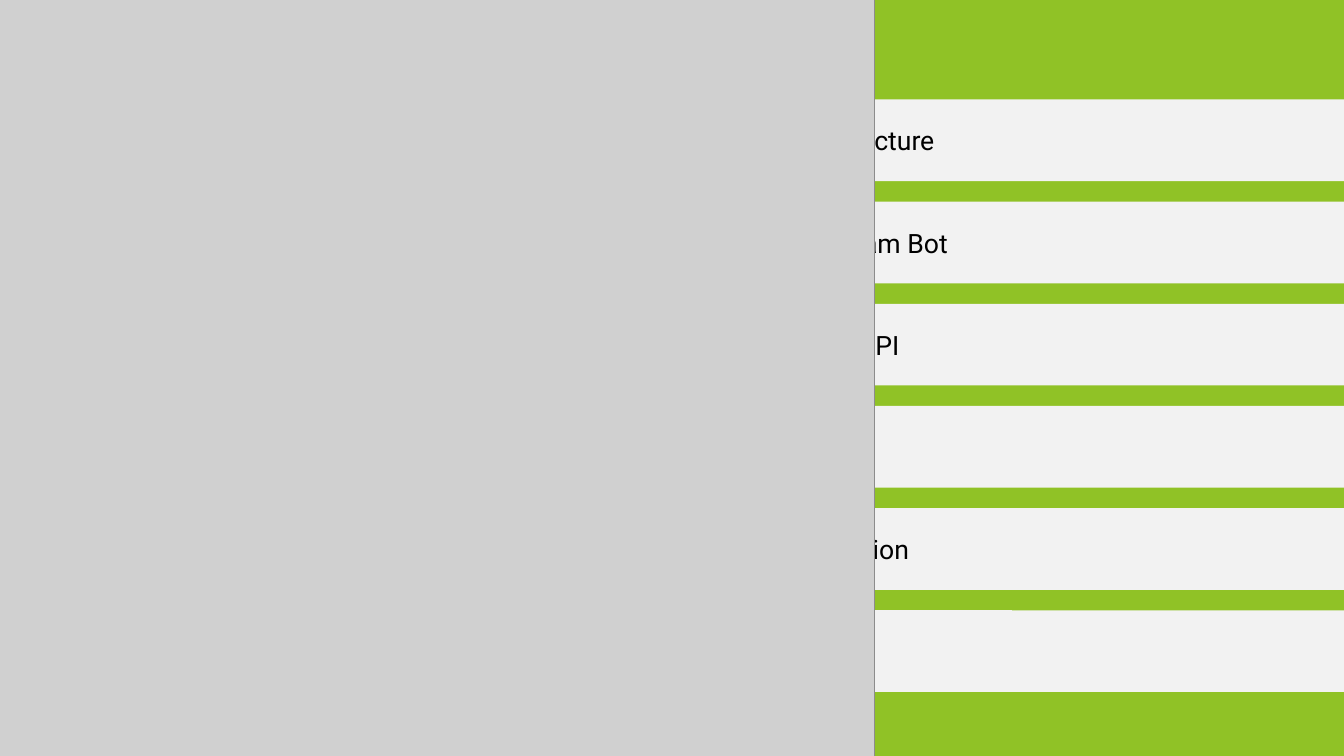
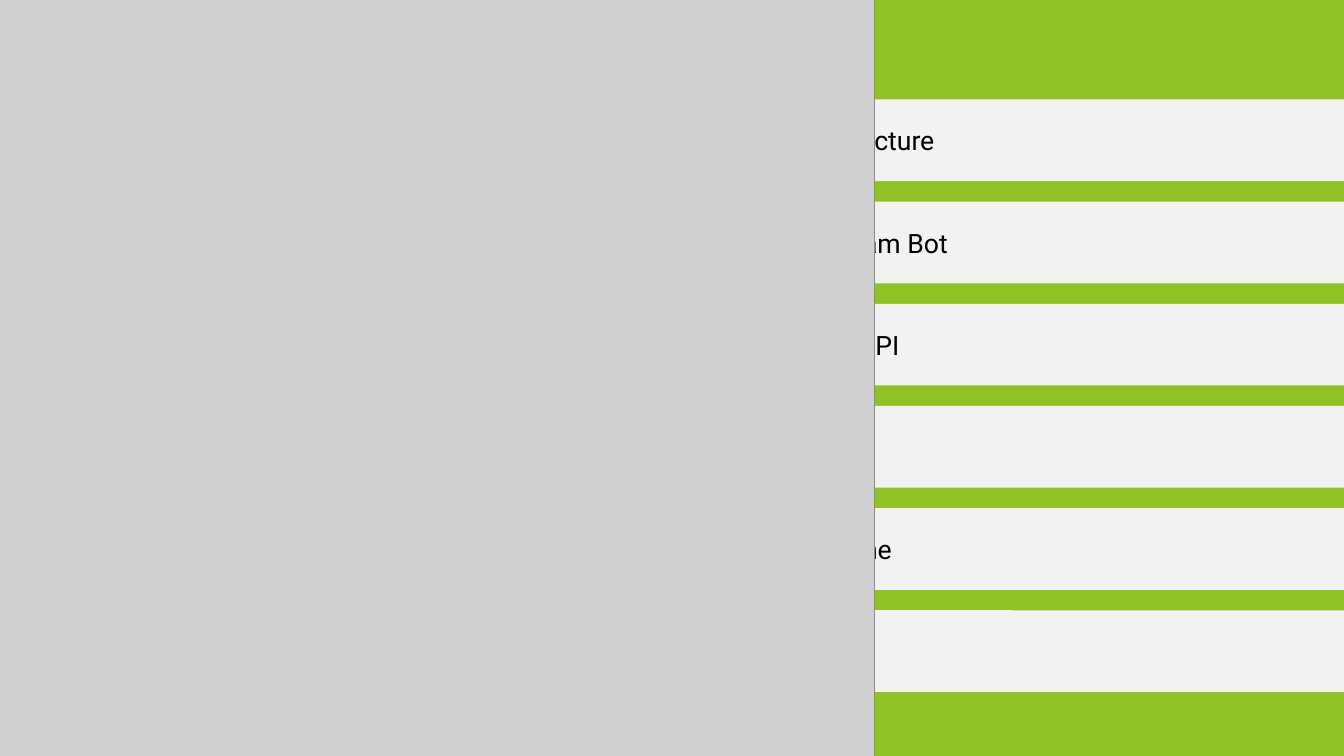
Before and after one commit to Andrew001207/CubeX, a slide deck: slide 4 of docs/presentation/CubeX.pptx. Drawn at 1344x756 pixels with LibreOffice and Linux fonts; fonts in the diff are those of the drawing; grey boxes stand for pictures. Boxes give left, top, right and bottom in pixels: in the first picture for what was removed or moved away, otherwise in the second. Text is boxed around its words. In the diff, an @@ line names an element or a change of style, - is before the commit and + after.

Commit message:
Presentation modified

```diff
--- a/docs/presentation/CubeX.pptx
+++ b/docs/presentation/CubeX.pptx
@@ text at [791,535,892,566]: text changed @@
-Reflection
+Timeline
```
Also in this commit, not shown: 2 slides added, 5 slides removed.
